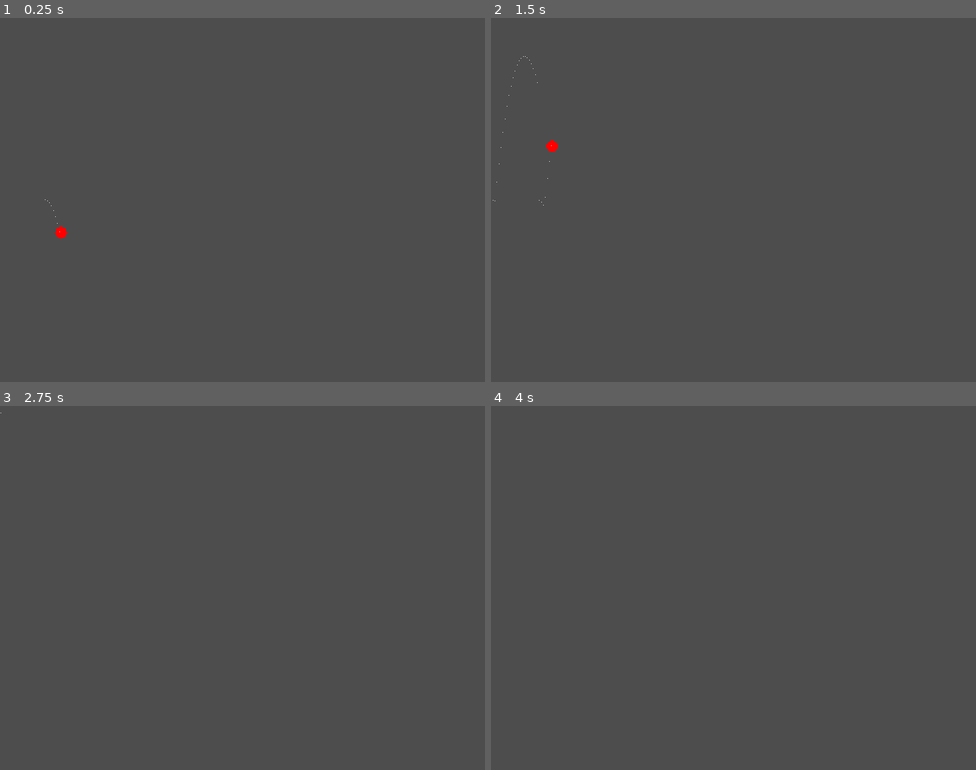
Above: before the commit, frames 1-4 (two rows, left to right).
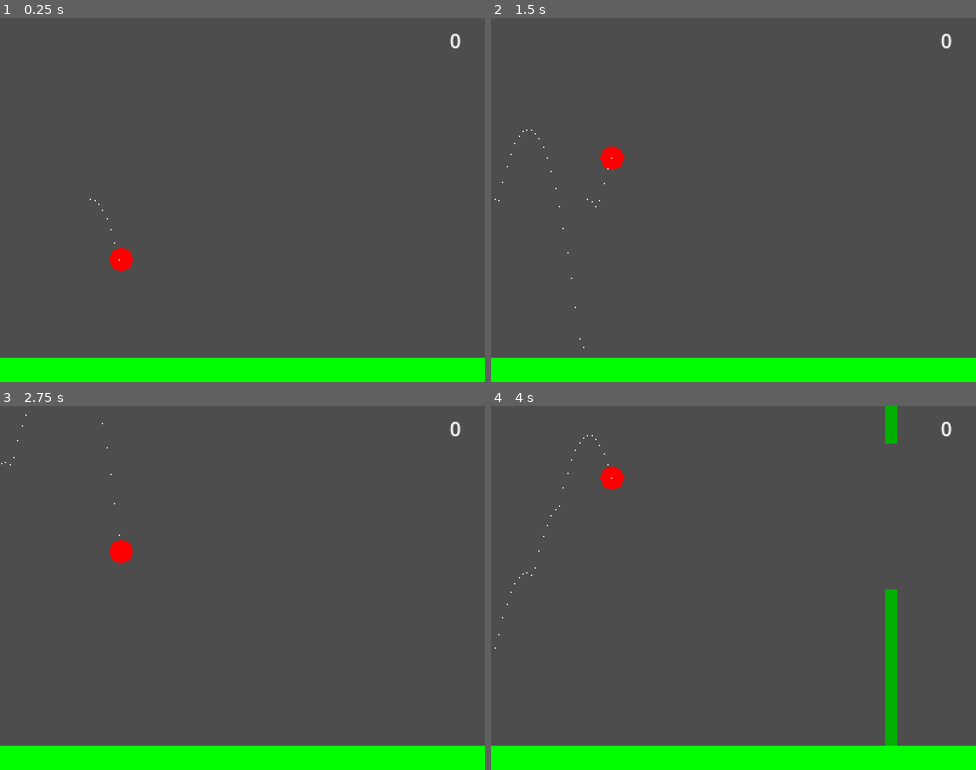
Above: after the commit, the same moments.

Repository: olsenw/20GamesChallenge
Game: Godot game, scene res://game.tscn
Two runs of this game, one before a commit and one after it. Both use one fixed random seed, a clock stepped at 60 frames per second and the inputs below.
Inputs:
- Up to frame 1 (0.25 s): no input
- Up to frame 2 (1.5 s): tap R (reset) at 0.5, 1.25 s; hold Space (jump) 0.53-1.28 s; tap Space (jump) at 1.35 s
- Up to frame 3 (2.75 s): tap Space (jump) at 1.52, 1.82 s; hold Space (jump) from 2.03 s (still down)
- Up to frame 4 (4 s): release Space (jump) at 2.78 s; tap Space (jump) at 2.85, 3.02, 3.32 s; hold Space (jump) from 3.53 s (still down)

The runs differ from the first frame. In frame 1, 7.0% of the frame differs, in the area x 0-100%, y 4-100%; in frame 2, 7.0%; in frame 3, 7.0%; in frame 4, 8.3%, in the area x 0-100%, y 0-100%.

Commit message:
finish challenge 01 flappy bird

Diff:
--- a/01-flappy-bird/game.gd
+++ b/01-flappy-bird/game.gd
@@ -8,16 +8,46 @@
 	window = get_viewport_rect().size
 	start_game()
 
+func update_score() -> void:
+	score += 1
+	#print(score)
+	$Score.text = str(score)
+
 func start_game() -> void:
 	score = 0
+	$Score.text = str(score)
 	$PipeTimer.start()
+	$Player.reset()
+	for child in $PipesHolder.get_children():
+		child.queue_free()
+		pass
+	get_tree().paused = false
+	$"Press R to restart".hide()
 
 func end_game() -> void:
 	$PipeTimer.stop()
+	get_tree().paused = true
+	$"Press R to restart".show()
+
+func _input(event: InputEvent) -> void:
+	if event.is_action_pressed("reset"):
+		start_game()
+	pass
 
 func _on_pipe_timer_timeout() -> void:
 	var pipe = pipe_scene.instantiate()
 	pipe.position.x = window.x
-	pipe.position.y = randi_range(40, 560)
-	add_child(pipe)
+	pipe.position.y = randi_range(80, 220)
+	pipe.score.connect(_on_pipes_score)
+	$PipesHolder.add_child(pipe)
 	pass
+
+func _on_player_hit() -> void:
+	end_game()
+	pass # Replace with function body.
+
+
+func _on_pipes_score() -> void:
+	update_score()
+	#print("game - score")
+	pass # Replace with function body.
--- a/01-flappy-bird/game.tscn
+++ b/01-flappy-bird/game.tscn
@@ -1,18 +1,66 @@
-[gd_scene load_steps=4 format=3 uid="uid://d1ph4qgsunw74"]
+[gd_scene load_steps=5 format=3 uid="uid://d1ph4qgsunw74"]
 
 [ext_resource type="PackedScene" uid="uid://c8so0dalvs37c" path="res://player.tscn" id="1_80nbo"]
 [ext_resource type="Script" uid="uid://c5tcrdmred71m" path="res://game.gd" id="1_e2o6t"]
 [ext_resource type="PackedScene" uid="uid://ddexj5readqa6" path="res://pipes.tscn" id="2_feb5d"]
 
+[sub_resource type="RectangleShape2D" id="RectangleShape2D_feb5d"]
+size = Vector2(400, 20)
+
 [node name="Node2D" type="Node2D"]
+process_mode = 3
 script = ExtResource("1_e2o6t")
 pipe_scene = ExtResource("2_feb5d")
 
 [node name="PipeTimer" type="Timer" parent="."]
-wait_time = 10.0
+wait_time = 2.0
 autostart = true
 
 [node name="Player" parent="." instance=ExtResource("1_80nbo")]
-position = Vector2(100, 300)
+position = Vector2(100, 150)
+linear_velocity = Vector2(0, -250)
+jump = -500
+
+[node name="PipesHolder" type="Node2D" parent="."]
+
+[node name="Pipes" parent="PipesHolder" instance=ExtResource("2_feb5d")]
+
+[node name="Floor" type="StaticBody2D" parent="."]
+collision_mask = 0
+
+[node name="CollisionShape2D" type="CollisionShape2D" parent="Floor"]
+position = Vector2(200, 290)
+shape = SubResource("RectangleShape2D_feb5d")
+
+[node name="Polygon2D" type="Polygon2D" parent="Floor"]
+color = Color(0, 1, 0, 1)
+polygon = PackedVector2Array(0, 280, 0, 300, 400, 300, 400, 280)
+
+[node name="Press R to restart" type="Label" parent="."]
+anchors_preset = 8
+anchor_left = 0.5
+anchor_top = 0.5
+anchor_right = 0.5
+anchor_bottom = 0.5
+offset_left = 129.0
+offset_top = 139.0
+offset_right = 284.0
+offset_bottom = 162.0
+grow_horizontal = 2
+grow_vertical = 2
+size_flags_horizontal = 4
+text = "Press \"R\" to Restart!"
+
+[node name="Score" type="Label" parent="."]
+offset_left = 356.0
+offset_top = 7.0
+offset_right = 396.0
+offset_bottom = 30.0
+size_flags_horizontal = 4
+text = "0"
+horizontal_alignment = 1
+vertical_alignment = 1
 
 [connection signal="timeout" from="PipeTimer" to="." method="_on_pipe_timer_timeout"]
+[connection signal="hit" from="Player" to="." method="_on_player_hit"]
+[connection signal="score" from="PipesHolder/Pipes" to="." method="_on_pipes_score"]
--- a/01-flappy-bird/pipes.gd
+++ b/01-flappy-bird/pipes.gd
@@ -1,9 +1,20 @@
 extends Node2D
+
+signal score
 
 func _ready() -> void:
 	#print(position)
 	pass
 
+func _physics_process(delta: float) -> void:
+	$ScoreZone.position.x = $UpperPipe.position.x
+
 func _on_visible_on_screen_notifier_2d_screen_exited() -> void:
 	queue_free()
 	pass
+
+
+func _on_score_zone_body_entered(body: Node) -> void:
+	score.emit()
+	#print("pipes - score")
+	pass # Replace with function body.
--- a/01-flappy-bird/pipes.tscn
+++ b/01-flappy-bird/pipes.tscn
@@ -1,15 +1,18 @@
-[gd_scene load_steps=3 format=3 uid="uid://ddexj5readqa6"]
+[gd_scene load_steps=4 format=3 uid="uid://ddexj5readqa6"]
 
 [ext_resource type="Script" uid="uid://5fqtd2tlg3t4" path="res://pipes.gd" id="1_r1kwc"]
 
 [sub_resource type="RectangleShape2D" id="RectangleShape2D_lsmmk"]
 size = Vector2(10, 500)
 
+[sub_resource type="RectangleShape2D" id="RectangleShape2D_r1kwc"]
+size = Vector2(10, 118)
+
 [node name="Pipes" type="Node2D"]
 script = ExtResource("1_r1kwc")
 
 [node name="LowerPipe" type="RigidBody2D" parent="."]
-position = Vector2(0, 40)
+position = Vector2(0, 60)
 collision_mask = 0
 gravity_scale = 0.0
 linear_velocity = Vector2(-100, 0)
@@ -26,7 +29,7 @@
 metadata/_edit_lock_ = true
 
 [node name="UpperPipe" type="RigidBody2D" parent="."]
-position = Vector2(0, -40)
+position = Vector2(0, -60)
 rotation = 3.1414
 collision_mask = 0
 gravity_scale = 0.0
@@ -47,4 +50,14 @@
 rect = Rect2(-5, -520, 10, 1040)
 metadata/_edit_lock_ = true
 
+[node name="ScoreZone" type="Area2D" parent="."]
+collision_layer = 4
+collision_mask = 2
+
+[node name="CollisionShape2D" type="CollisionShape2D" parent="ScoreZone"]
+shape = SubResource("RectangleShape2D_r1kwc")
+debug_color = Color(0.95928, 0, 0.522503, 0.42)
+
 [connection signal="screen_exited" from="VisibleOnScreenNotifier2D" to="." method="_on_visible_on_screen_notifier_2d_screen_exited"]
+[connection signal="body_entered" from="ScoreZone" to="." method="_on_score_zone_body_entered"]
+[connection signal="body_entered" from="ScoreZone" to="ScoreZone" method="_on_body_entered"]
--- a/01-flappy-bird/player.gd
+++ b/01-flappy-bird/player.gd
@@ -16,10 +16,13 @@
 func _input(event: InputEvent) -> void:
 	if event.is_action_pressed("jump"):
 		jumping = true
-	elif event.is_action_pressed("reset"):
-		set_freeze_mode(RigidBody2D.FREEZE_MODE_KINEMATIC)
-		reset_request = true
+	#elif event.is_action_pressed("reset"):
+		#set_freeze_mode(RigidBody2D.FREEZE_MODE_KINEMATIC)
+		#reset_request = true
 	pass
+
+func reset() -> void:
+	set_deferred("reset_request", true)
 
 func _integrate_forces(state: PhysicsDirectBodyState2D) -> void:
 	var velocity := state.get_linear_velocity()
@@ -36,6 +39,7 @@
 	pass
 
 
-func _on_hit() -> void:
-	set_freeze_mode(RigidBody2D.FREEZE_MODE_STATIC)
+func _on_body_entered(body: Node) -> void:
+	hit.emit()
+	#print("player - hit")
 	pass # Replace with function body.
--- a/01-flappy-bird/player.tscn
+++ b/01-flappy-bird/player.tscn
@@ -5,6 +5,9 @@
 [sub_resource type="CircleShape2D" id="CircleShape2D_sh265"]
 
 [node name="Player" type="RigidBody2D"]
+collision_layer = 2
+contact_monitor = true
+max_contacts_reported = 1
 script = ExtResource("1_4flbx")
 metadata/_edit_group_ = true
 
@@ -26,4 +29,5 @@
 initial_velocity_max = 100.0
 metadata/_edit_lock_ = true
 
+[connection signal="body_entered" from="." to="." method="_on_body_entered"]
 [connection signal="hit" from="." to="." method="_on_hit"]
--- a/01-flappy-bird/project.godot
+++ b/01-flappy-bird/project.godot
@@ -17,8 +17,8 @@
 
 [display]
 
-window/size/viewport_width=800
-window/size/viewport_height=600
+window/size/viewport_width=400
+window/size/viewport_height=300
 window/size/resizable=false
 window/stretch/mode="viewport"
 
